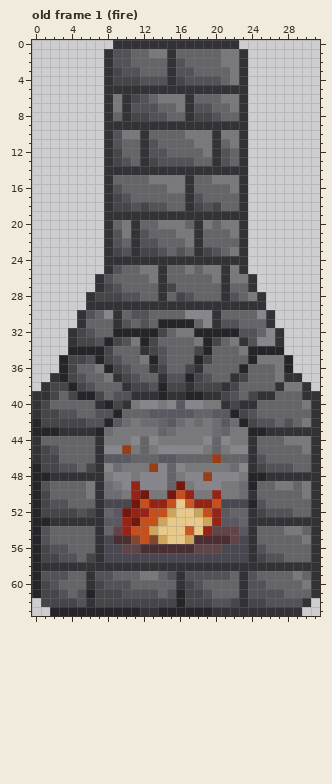
Pixel-art file: art/furniture/gray_fireplace.aseprite. Above is the file before it was changed.
32x64 pixels, 3 frames. Colours within 5 levels of each other are drawn and written as one. Shown: old frame 1 (fire). The commit also changed other frames, which this record leaves out.
The same view after the edit:
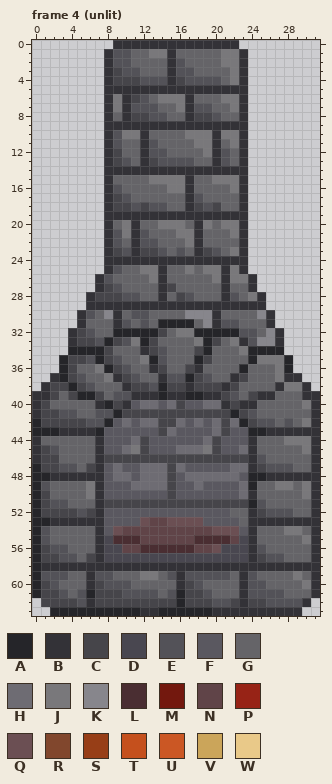
Palette (. is transparent): A #252529  B #333237  C #46454a  D #494750  E #535258  F #5a5860  G #656468  H #6e6c73  J #79787b  K #87868c  L #4a2e32  M #73180e  N #604448  P #972316  Q #6b4f53  R #81472d  S #973e17  T #c5501d  U #cb5724  V #cba55a  W #e9c989
A new or re-ordered frame is compared with the old frame closest to it.
Change:
frames 3 -> 4
Frame 4 (unlit) is new; against old frame 1 (fire):
Colour C replaces colour D in row 51 at x 8 to 10 and 21 to 23.
Colour C replaces colour F in row 40 at x 16; in row 41 at x 13 to 17 and 20 to 21; in row 42 at x 15 and 21; in row 46 at x 8 to 10 and 14 to 15.
Colour C replaces colour G in row 41 at x 10 to 12 and 18 to 19; in row 42 at x 14; in row 43 at x 14 and 21; in rows 44 to 45 at x 12 and 20; in row 46 at x 11 to 13, 16 to 19 and 21 to 23; in rows 47 to 49 at x 15.
Colour C replaces colour M in row 50 at x 15; in row 51 at x 11.
Colour C replaces colour P in row 51 at x 13 to 14 and 18 to 19.
Colour C replaces colour S in row 46 at x 20.
Colour C replaces colour T in row 51 at x 12, 15 and 20.
Colour C replaces colour U in row 51 at x 17.
Colour C replaces colour W in row 51 at x 16.
Colour F replaces colour G in row 52 at x 8; in row 54 at x 8.
Colour F replaces colour H in row 43 at x 8; in row 49 at x 8; in row 50 at x 8 to 9.
Colour F replaces colour J in row 40 at x 11 and 14; in row 42 at x 11, 17 and 19; in row 43 at x 9 to 13, 16 to 19 and 22 to 23; in row 44 at x 8 to 10, 14 to 18 and 22 to 23; in row 45 at x 13 and 21; in row 47 at x 10 to 11 and 17 to 21.
Colour F replaces colour J in row 48 at x 8, 11, 16 and 23; in row 49 at x 9, 17 and 21 to 22; in row 50 at x 10, 13 to 14, 18 to 19 and 21 to 22.
Colour F replaces colour K in row 40 at x 17 to 18; in row 44 at x 13 and 21; in row 45 at x 8 to 9, 14 to 15 and 22; in row 47 at x 8; in row 49 at x 10 and 19 to 20.
Colour F replaces colour M in row 49 at x 16; in row 50 at x 12; in row 52 at x 10; in row 53 at x 11.
Colour F replaces colour P in row 50 at x 11, 17 and 20; in row 52 at x 11 to 12 and 20; in row 53 at x 10 and 20.
Colour F replaces colour T in row 50 at x 16; in row 52 at x 13 to 14 and 19.
Colour F replaces colour V in row 52 at x 15 and 18; in row 53 at x 19.
Colour F replaces colour W in row 52 at x 16 to 17.
Colour H replaces colour J in row 40 at x 19 to 20; in row 47 at x 12.
Colour H replaces colour K in row 40 at x 12 to 13 and 15; in row 44 at x 11 and 19; in row 45 at x 16 to 18 and 23; in row 47 at x 14, 16 and 23; in row 48 at x 9 to 10, 12 to 14, 17 to 18 and 20 to 22; in row 49 at x 12 to 14 and 18.
Colour H replaces colour P in row 49 at x 11.
Colour H replaces colour S in row 45 at x 10; in row 47 at x 13; in row 48 at x 19.
Colour L replaces colour R in row 55 at x 11.
Colour N replaces colour P in row 54 at x 10 and 19.
Colour N replaces colour R in row 55 at x 13.
Colour N replaces colour T in row 53 at x 13; in row 54 at x 11 to 12; in row 55 at x 12.
Colour N replaces colour U in row 54 at x 17.
Colour N replaces colour V in row 53 at x 14; in row 54 at x 13; in row 55 at x 14 and 17.
Colour N replaces colour W in row 54 at x 14 to 16 and 18; in row 55 at x 15 to 16.
Colour Q replaces colour N in row 54 at x 9 and 20 to 22; in row 56 at x 20.
Colour Q replaces colour T in row 53 at x 12.
Colour Q replaces colour W in row 53 at x 15 to 18.
Pixel boxes of the changes (left, top, right, bottom) in both pictures:
changed: (104, 400, 248, 553)
